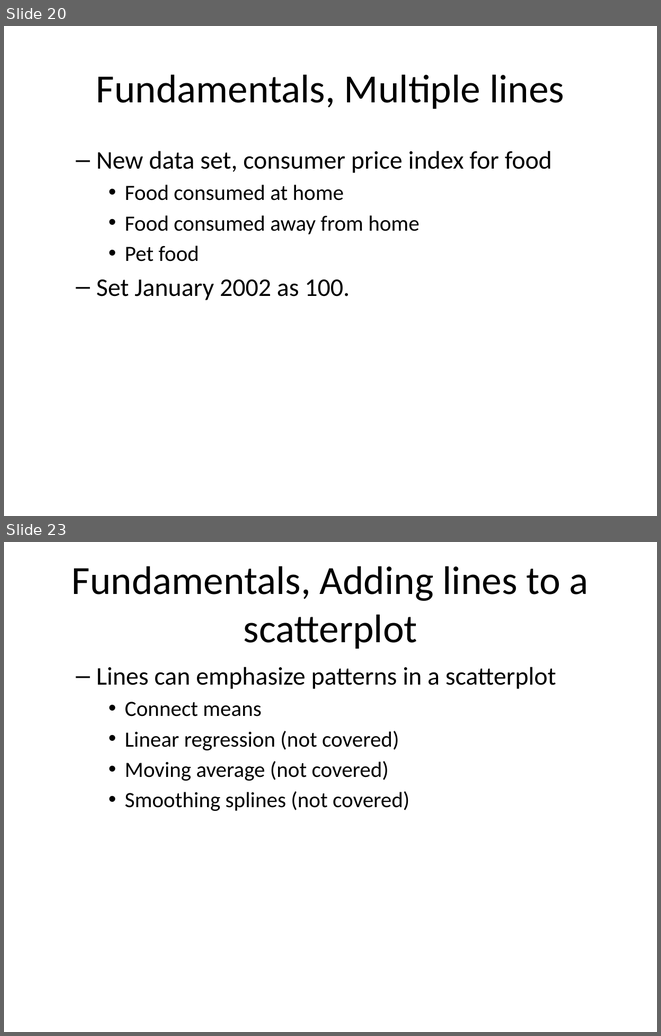
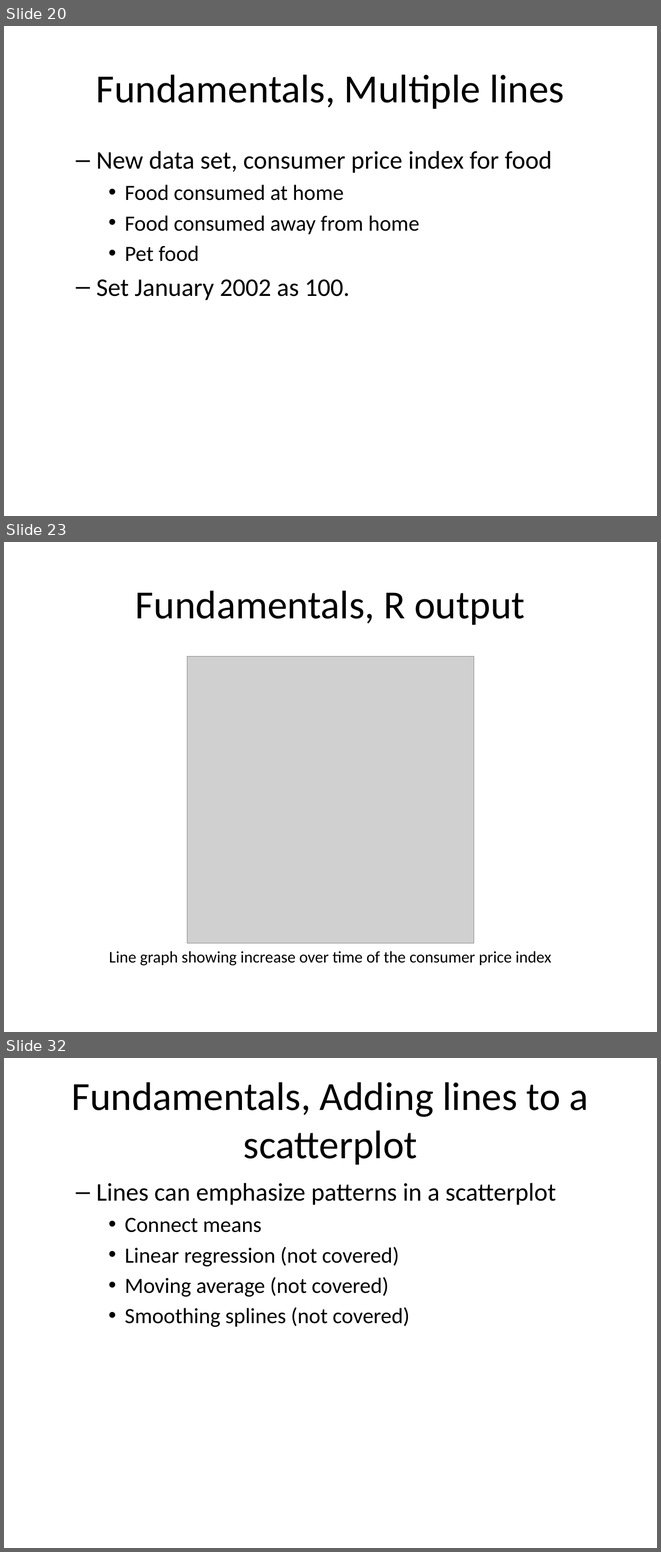
Before and after one commit to pmean/data-visualization, a slide deck: data-viz-03/component/fundamentals.pptx. Shown one above the other, each under a label of ours: slides 20 and 23 before the commit, slides 20, 23 and 32 after it; the slides between them are not shown. The pictures are 661x1036 and 661x1552 pixels, drawn with LibreOffice and Linux fonts; fonts in the diff are those of the drawing; grey boxes stand for pictures. Boxes give left, top, right and bottom in pixels: in the first picture for what was removed or moved away, otherwise in the second. Text is boxed around its words. In the diff, an @@ line names an element or a change of style, - is before the commit and + after.

```diff
--- a/data-viz-03/component/fundamentals.pptx
+++ b/data-viz-03/component/fundamentals.pptx
@@ slide 23 added at [4,542,657,1032], background #FFFFFF @@
@@ title added at [135,590,525,625], 44 pt, text #000000 @@
+Fundamentals, R output
@@ picture added at [187,656,474,943] @@
@@ text added at [109,951,551,965], 18 pt, text #000000 @@
+Line graph showing increase over time of the consumer price index
@@ what was slide 23 is now slide 32 @@
```
Also in this commit, not shown: 3 slides changed, 9 other slides added, 1 slide removed, 11 other files.
